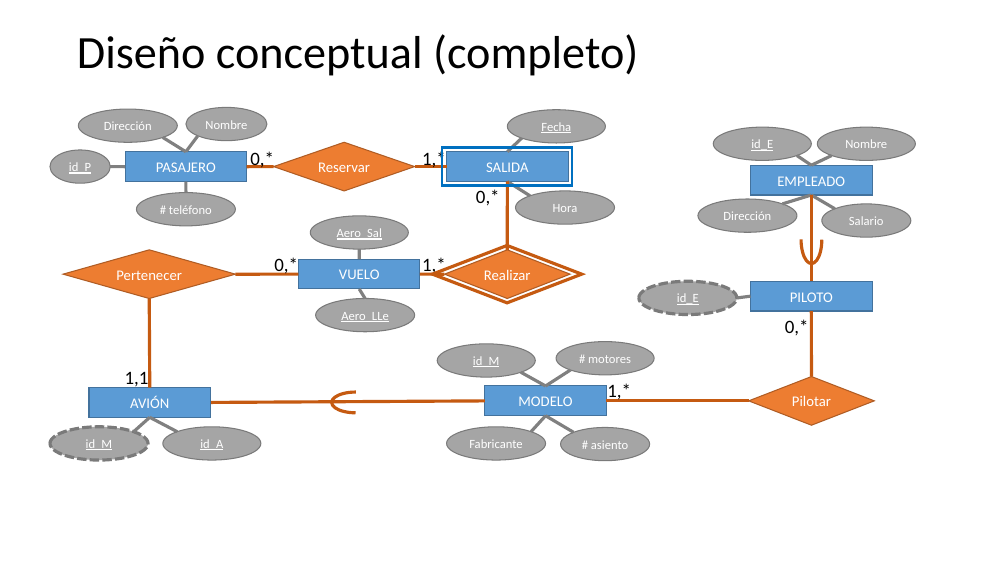
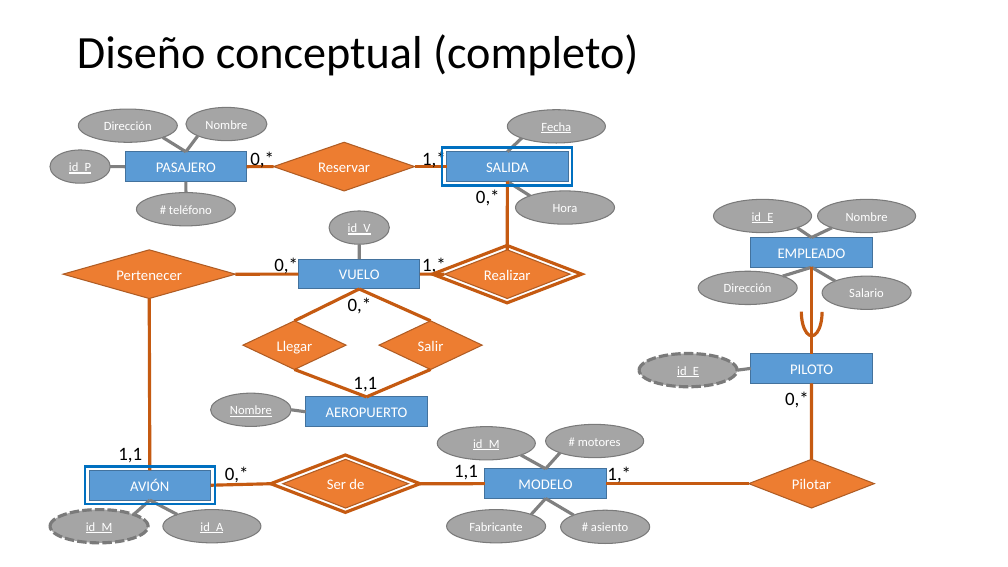
Before and after one commit to anuno61044/Computer-Science-UH, a slide deck: slide 6 of base_de_datos_I/clases_practicas/LAB_02 (solution).pptx (slide 12 before the commit). Drawn at 1008x567 pixels with LibreOffice and Linux fonts; fonts in the diff are those of the drawing. Boxes give left, top, right and bottom in pixels: in the first picture for what was removed or moved away, otherwise in the second. Text is boxed around its words. In the diff, an @@ line names an element or a change of style, - is before the commit and + after.

```diff
--- a/base_de_datos_I/clases_practicas/LAB_02 (solution).pptx
+++ b/base_de_datos_I/clases_practicas/LAB_02 (solution).pptx
@@ ellipse "id_V": place and size @@
-ellipse "id_V" at bbox=[310, 216, 408, 250]
+ellipse "id_V" at bbox=[329, 211, 389, 244]
@@ text in ellipse at bbox=[348, 223, 371, 235]: text changed @@
-Aero_Sal
+id_V
@@ line moved from (359, 250) - (359, 259) to (359, 244) - (359, 259) @@
@@ 3 ellipses, 3 lines, 1 rectangle: place and size @@
-3 ellipses, 3 lines, 1 rectangle at bbox=[639, 127, 916, 315]
+3 ellipses, 3 lines, 1 rectangle at bbox=[639, 200, 916, 387]
@@ line moved from (150, 388) - (149, 299) to (150, 470) - (149, 299) @@
@@ line added from (359, 289) to (295, 321), #C55A11 3 pt @@
@@ ellipse removed at bbox=[315, 299, 414, 332] @@
-Aero_LLe
@@ text added at bbox=[348, 296, 372, 313], 18 pt, text #000000 @@
+0,*
@@ line removed from (365, 299) to (359, 289) @@
@@ line added from (359, 289) to (431, 321), #C55A11 3 pt @@
@@ diamond added at bbox=[243, 321, 346, 369], fill #ED7D31, outline #AF5C24 1 pt, 14 pt, text #FFFFFF @@
+Llegar
@@ diamond added at bbox=[379, 321, 482, 369], fill #ED7D31, outline #AF5C24 1 pt, 14 pt, text #FFFFFF @@
+Salir
@@ line moved from (485, 401) - (210, 402) to (295, 370) - (367, 397) @@
@@ text added at bbox=[353, 377, 377, 394], 18 pt, text #000000 @@
+1,1
@@ line added from (367, 397) to (431, 370), #C55A11 3 pt @@
@@ 3 lines, 2 ellipses, 1 rectangle, 1 text, 1 arc (boxed as its full ellipse): place and size @@
-3 lines, 2 ellipses, 1 rectangle, 1 text, 1 arc (boxed as its full ellipse) at bbox=[698, 156, 911, 335]
+3 lines, 2 ellipses, 1 rectangle, 1 text, 1 arc (boxed as its full ellipse) at bbox=[699, 228, 911, 408]
@@ line moved from (811, 311) - (811, 377) to (812, 383) - (811, 460) @@
@@ ellipse added at bbox=[211, 393, 292, 426], fill #A5A5A5, outline #7A7A7A 1 pt, 12 pt, text #FFFFFF, underline @@
+Nombre
@@ line added from (306, 412) to (291, 410), #808080 3 pt @@
@@ rectangle added at bbox=[306, 397, 427, 426], fill #5B9BD5, outline #43739E 1 pt, 14 pt, text #FFFFFF @@
+AEROPUERTO
@@ arc (boxed as its full ellipse) removed at bbox=[332, 392, 380, 413] @@
@@ text "1,1": place and size @@
-text "1,1" at bbox=[125, 368, 149, 389]
+text "1,1" at bbox=[118, 448, 142, 466]
@@ ellipse "# motores": place and size @@
-ellipse "# motores" at bbox=[557, 342, 655, 375]
+ellipse "# motores" at bbox=[546, 424, 644, 457]
@@ rectangle added at bbox=[85, 467, 215, 504], outline #0070C0 2.25 pt @@
@@ text added at bbox=[225, 466, 249, 485], 18 pt, text #000000 @@
+0,*
@@ diamond added at bbox=[271, 455, 420, 513], outline #C55A11 3 pt @@
@@ diamond added at bbox=[283, 460, 408, 508], fill #ED7D31, outline #AF5C24 1 pt, 14 pt, text #FFFFFF @@
+Ser de
@@ text added at bbox=[454, 465, 478, 483], 18 pt, text #000000 @@
+1,1
@@ 4 ellipses, 4 lines, 1 rectangle, 1 diamond: place and size @@
-4 ellipses, 4 lines, 1 rectangle, 1 diamond at bbox=[50, 372, 874, 461]
+4 ellipses, 4 lines, 1 rectangle, 1 diamond at bbox=[50, 455, 874, 544]
@@ line moved from (571, 370) - (546, 386) to (560, 453) - (546, 469) @@
@@ line added from (211, 485) to (271, 484), #C55A11 3 pt @@
@@ line added from (485, 484) to (420, 484), #C55A11 3 pt @@
@@ 2 lines, 1 ellipse, 1 rectangle, 1 text: place and size @@
-2 lines, 1 ellipse, 1 rectangle, 1 text at bbox=[89, 344, 631, 433]
+2 lines, 1 ellipse, 1 rectangle, 1 text at bbox=[89, 426, 631, 515]
```
Also in this commit, not shown: 3 other slides changed, 7 slides removed, 7 other files.
